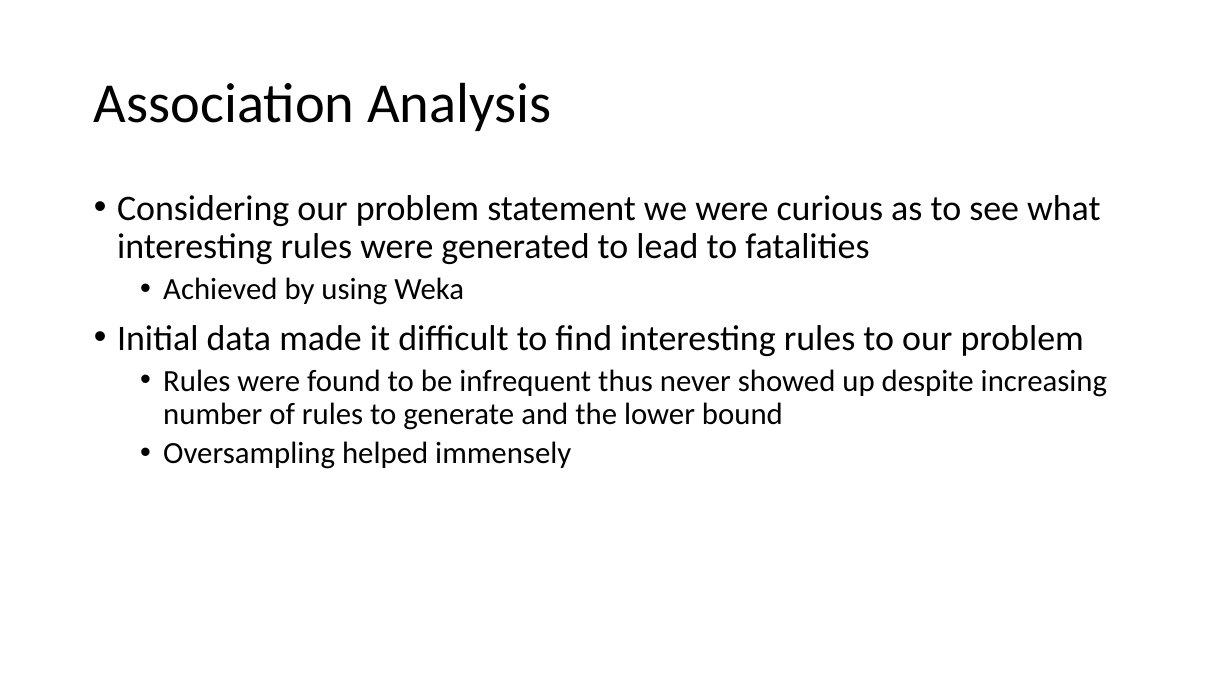
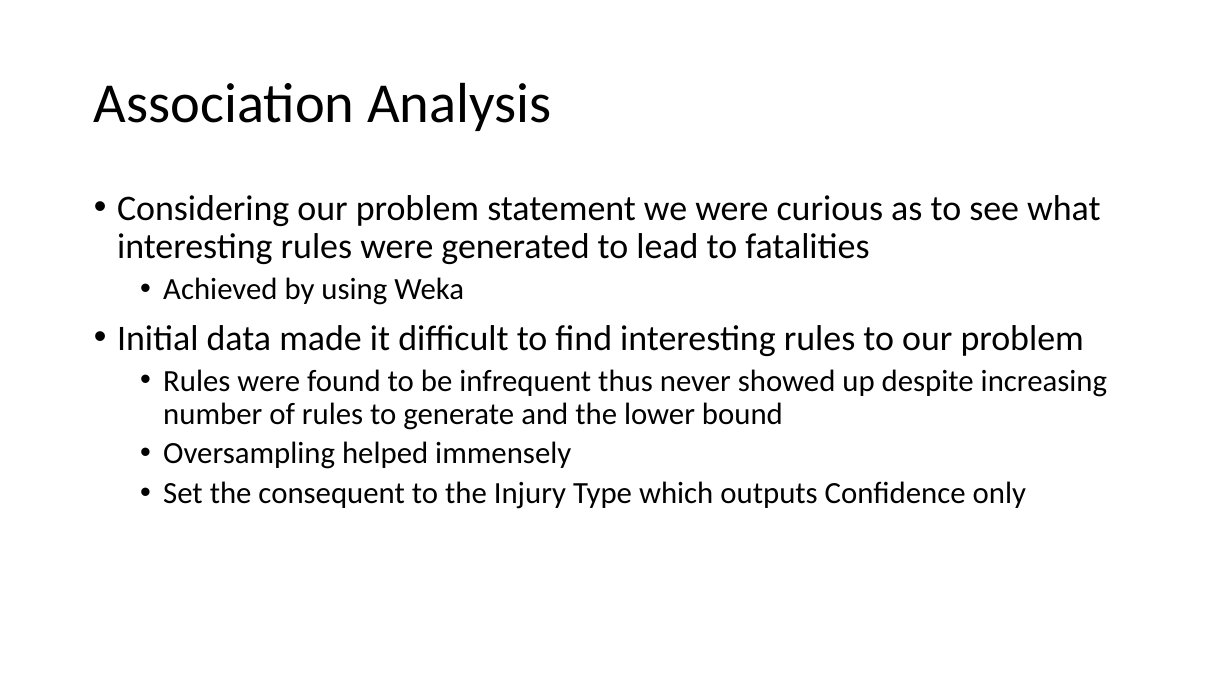
Before and after one commit to ndarwich/Crash-Analysis, a slide deck: slide 2 of Slides/WekaSlides.pptx. Drawn at 1232x693 pixels with LibreOffice and Linux fonts; fonts in the diff are those of the drawing. Boxes give left, top, right and bottom in pixels: in the first picture for what was removed or moved away, otherwise in the second. Text is boxed around its words. In the diff, an @@ line names an element or a change of style, - is before the commit and + after.

```diff
--- a/Slides/WekaSlides.pptx
+++ b/Slides/WekaSlides.pptx
@@ text at (163, 481, 1026, 509): paragraph added @@
+  • Set the consequent to the Injury Type which outputs Confidence only
```
Also in this commit, not shown: 1 other slide changed, 7 other files.
